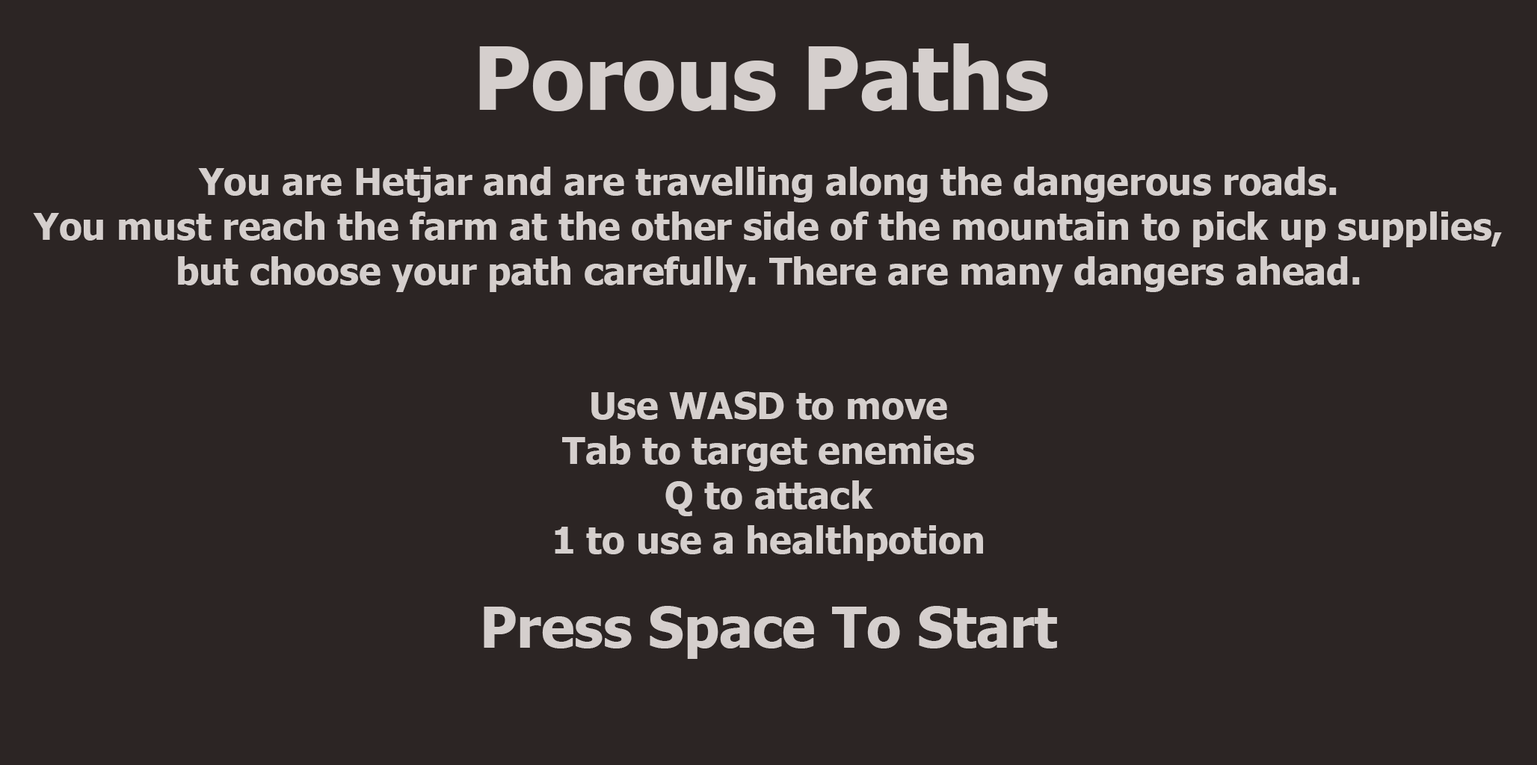
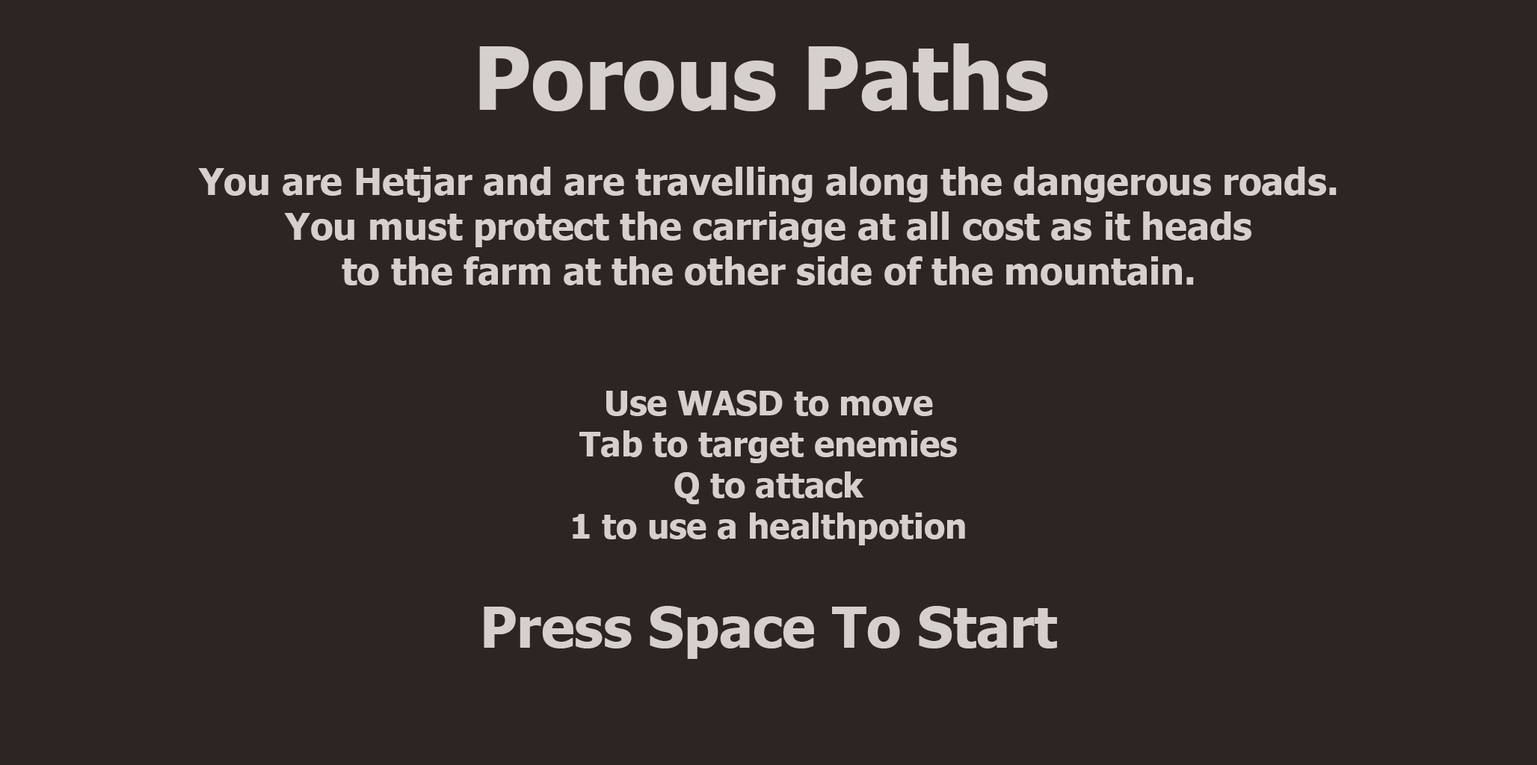
Comparing the layer stacks of the two 1537 × 765 images. Changes:
painted on "You are Hetjar and are travelling along the dangerous roads. Y" over [32, 211, 1502, 562]
